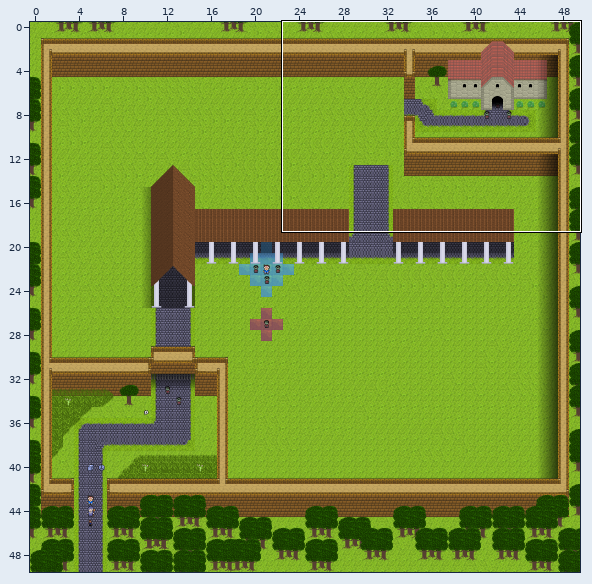
An edit to a level. Tiled map, Board1.tmx. The first picture is a wide view before the edit; the outline marks the close-up.
Close-up. Before the edit:
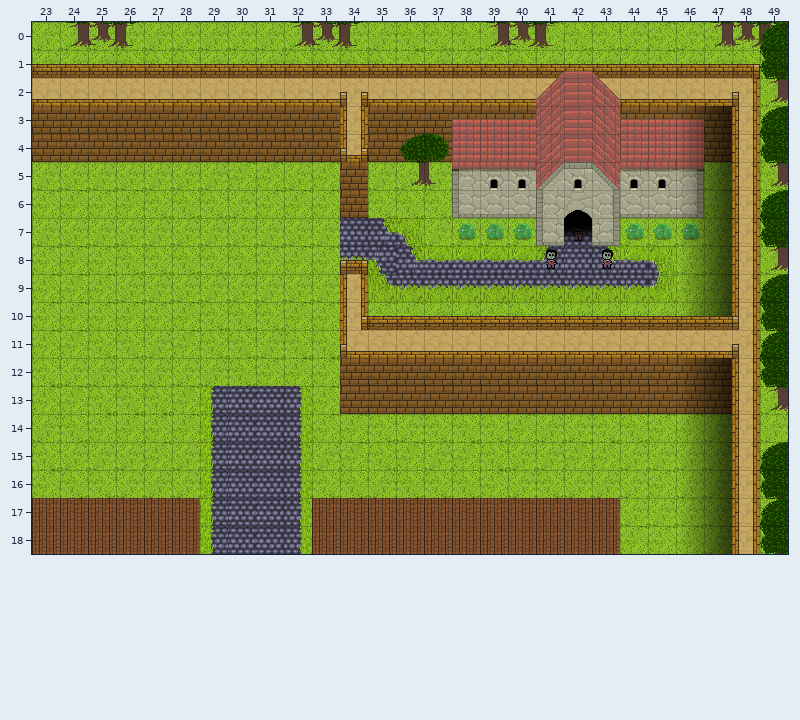
Cells are 32x32 px. Shown: x 23..49, y 0..18. The commit also changed other parts of the map, which this record leaves out.
Now the later version:
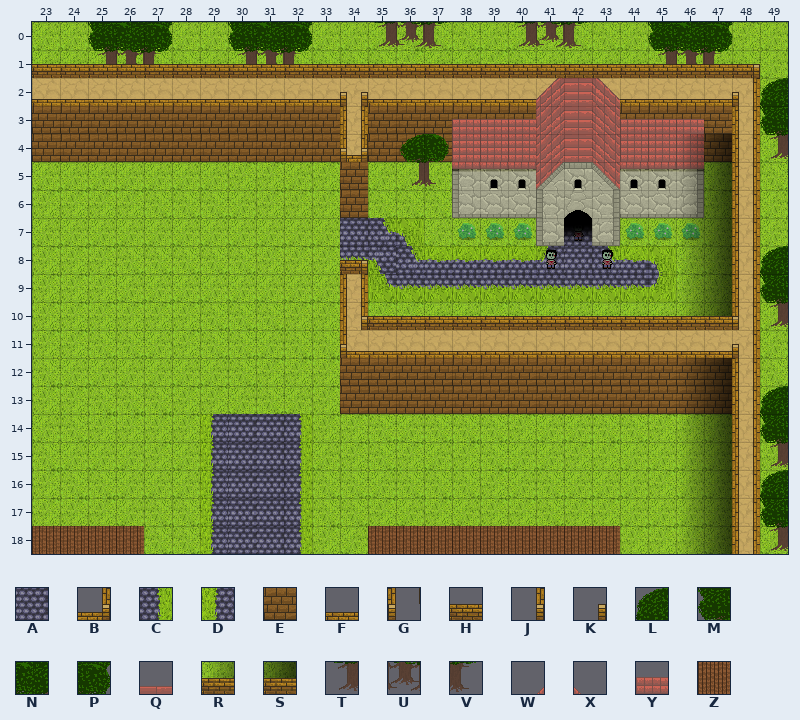
Key: from "shittytileset": A 2, B 10, C 15, D 16, E 17, F 19, G 25, H 34, J 39, K 54, L 67, M 82, N 83, P 84, Q 88, R 95, S 96, T 97, U 98, V 99, W 102, X 103, Y 119, Z 121.
_ is an empty cell.
Tiles of an added or newly shown layer are drawn over the layers below it.
See-through tiles are keyed as they look on the map.
From old to new:
Layer "Ground Layer":
y 3: x 46..47 EE -> __
Layer "Tile Layer 2" (removed):
y 0: x 24..26 TUV -> ___; x 32..34 TUV -> ___; x 39..41 TUV -> ___; x 47..49 TUV -> ___
y 1: x 25..27 HHH -> ___; x 30..32 HHH -> ___; x 41..43 HHH -> ___; x 45..47 HHH -> ___
y 3: x 46 Y -> _; x 49 L -> _
y 4: x 34 F -> _; x 49 M -> _
y 5: x 49 T -> _
y 8: x 34 H -> _
y 9: x 49 L -> _
y 10: x 49 M -> _
y 11: x 49 T -> _
y 13: x 29..32 DAAC -> ____
y 15: x 49 L -> _
y 16: x 49 M -> _
y 17: x 49 T -> _
Layer "Extra Trees" (removed):
y 0: x 49 L -> _
y 1: x 41..43 WQX -> ___; x 49 M -> _
y 2: x 49 T -> _
y 4: x 34 G -> _
y 6: x 49 L -> _
y 7: x 49 M -> _
y 8: x 34 K -> _; x 49 T -> _
y 11: x 49 L -> _
y 12: x 49 M -> _
y 13: x 49 T -> _
y 17: x 33..43 ZZZZZZZZZZZ -> ___________; x 49 L -> _
y 18: x 33..34 ZZ -> __; x 49 M -> _
Layer "Walls and Such" (added):
y 0: x 35..37 ___ -> TUV; x 40..42 ___ -> TUV
y 1: x 25..27 ___ -> TUV; x 30..32 ___ -> TUV; x 45..47 ___ -> TUV
y 2: x 49 _ -> L
y 3: x 46..47 __ -> EE; x 49 _ -> M
y 4: x 49 _ -> T
y 8: x 49 _ -> L
y 9: x 49 _ -> M
y 10: x 49 _ -> T
y 13: x 49 _ -> L
y 14: x 49 _ -> M
y 15: x 49 _ -> T
y 16: x 49 _ -> L
y 17: x 49 _ -> M
y 18: x 49 _ -> T
Layer "Shading":
y 3: x 46..47 RS -> __
y 4: x 34 J -> _
y 17: x 23..28 ZZZZZZ -> ______
y 18: x 27..28 ZZ -> __
Layer "Above Layer 1" (added):
y 0: x 25..27 ___ -> MNP; x 30..32 ___ -> MNP; x 45..47 ___ -> MNP
y 1: x 25..27 ___ -> HHH; x 30..32 ___ -> HHH; x 41..43 ___ -> HHH; x 45..47 ___ -> HHH
y 3: x 46 _ -> Y
y 4: x 34 _ -> B
y 8: x 34 _ -> H
Layer "Above Layer 2" (added):
y 4: x 34 _ -> G
y 8: x 34 _ -> K
